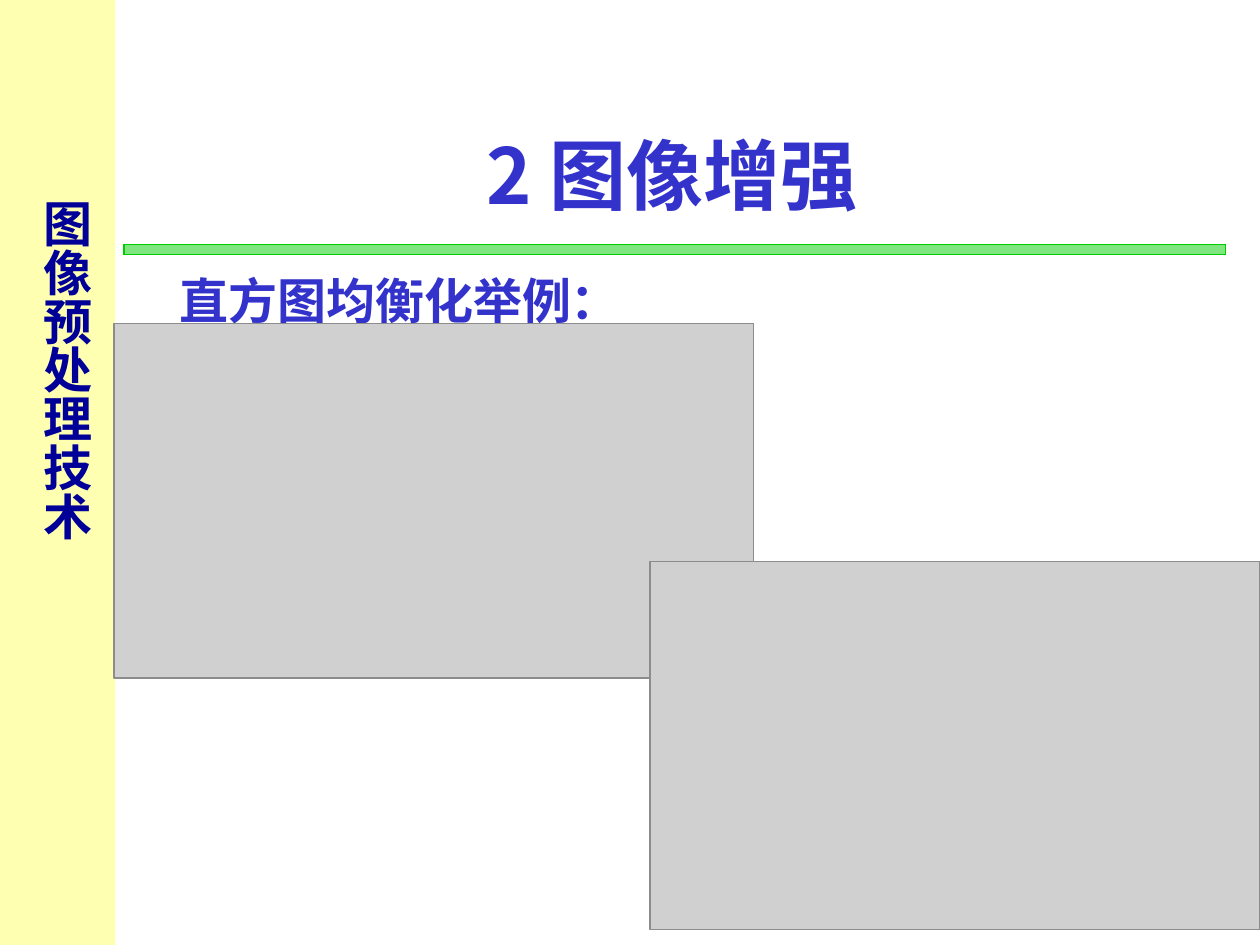
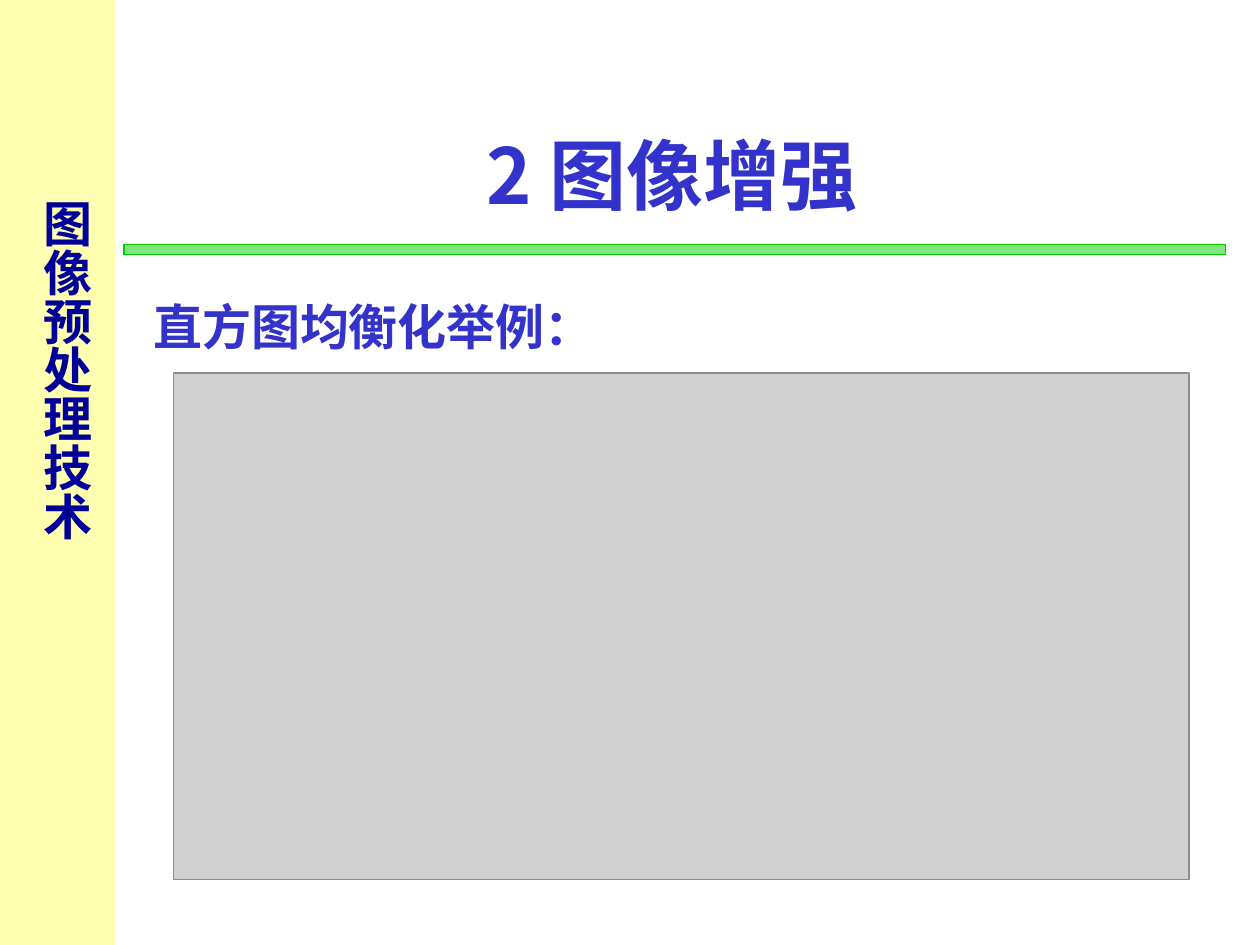
Before and after one commit to zbwzbwzbw/RoboPerception, a slide deck: slide 24 of Lectures/4-数字图像处理/1-图像预处理技术.ppt. Drawn at 1260x945 pixels with LibreOffice and Linux fonts; fonts in the diff are those of the drawing; grey boxes stand for pictures. Boxes give left, top, right and bottom in pixels: in the first picture for what was removed or moved away, otherwise in the second. Text is boxed around its words. In the diff, an @@ line names an element or a change of style, - is before the commit and + after.

```diff
--- a/Lectures/4-数字图像处理/1-图像预处理技术.ppt
+++ b/Lectures/4-数字图像处理/1-图像预处理技术.ppt
@@ text "直方图均衡化举例：": place and size @@
-text "直方图均衡化举例：" at bbox=[180, 277, 620, 324]
+text "直方图均衡化举例：" at bbox=[153, 303, 593, 350]
@@ picture: place and size @@
-picture at bbox=[113, 324, 753, 678]
+picture at bbox=[174, 373, 1189, 879]
@@ picture removed at bbox=[650, 562, 1260, 930] @@
```
Also in this commit, not shown: 4 other slides changed.
